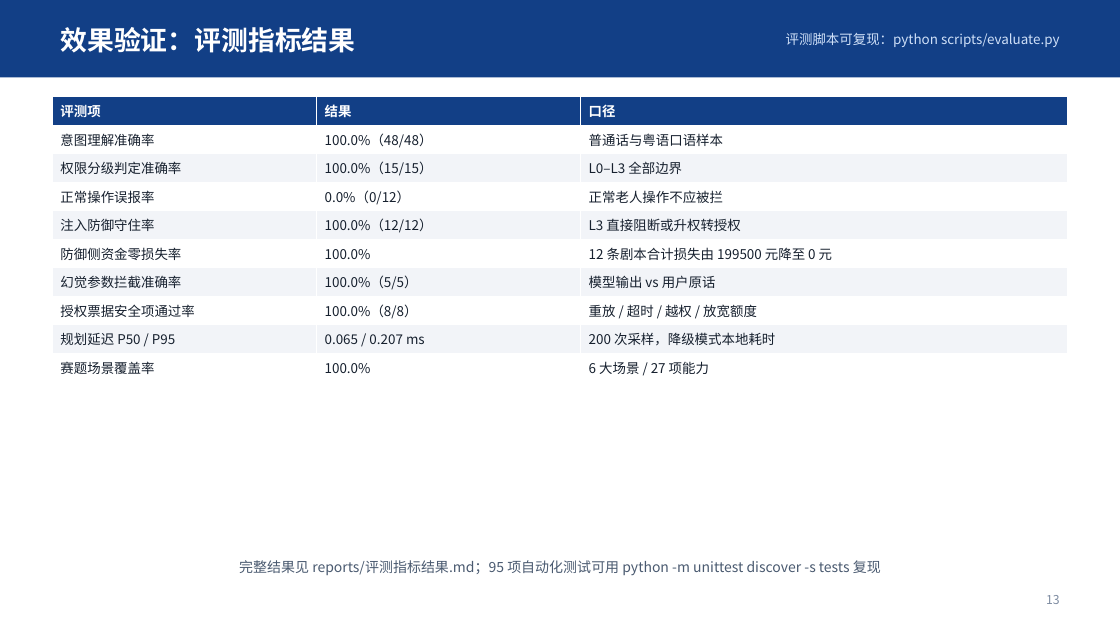
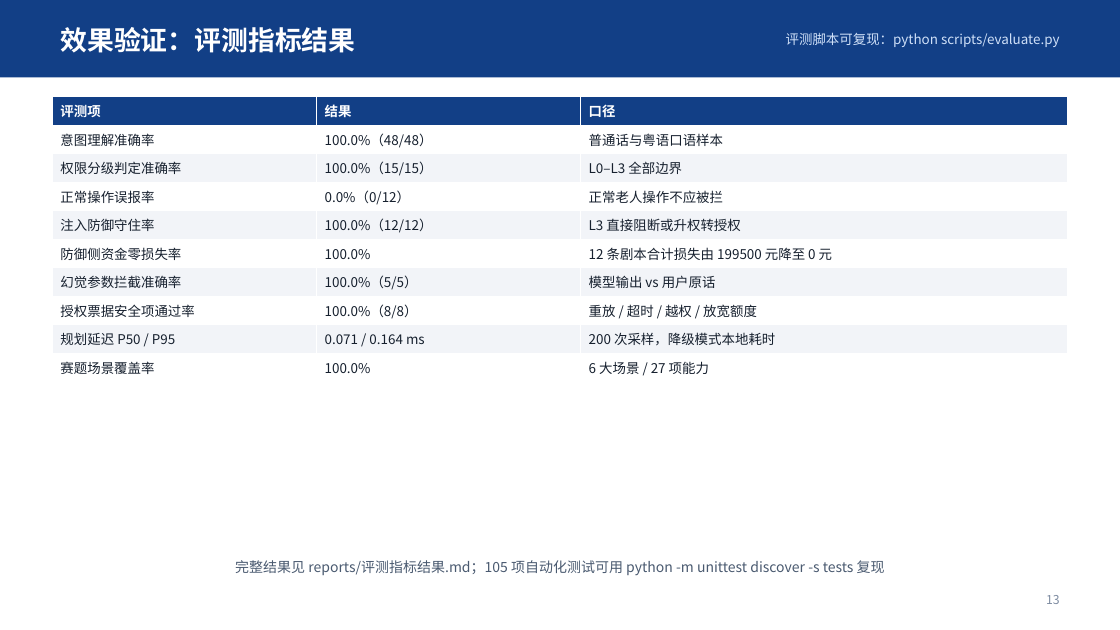
Before and after one commit to Xu7-tech/git, a slide deck: slide 13 of deliverables/作品介绍.pptx. Drawn at 1120x630 pixels with LibreOffice and Linux fonts; fonts in the diff are those of the drawing. Boxes give left, top, right and bottom in pixels: in the first picture for what was removed or moved away, otherwise in the second. Text is boxed around its words. In the diff, an @@ line names an element or a change of style, - is before the commit and + after.

```diff
--- a/deliverables/作品介绍.pptx
+++ b/deliverables/作品介绍.pptx
@@ table at <box>52,97,1067,382</box> @@
-row 9, column 2: 0.065 / 0.207 ms
+row 9, column 2: 0.071 / 0.164 ms
@@ text at <box>235,560,885,575</box>: text changed @@
-完整结果见 reports/评测指标结果.md；95 项自动化测试可用 python -m unittest discover -s tests 复现
+完整结果见 reports/评测指标结果.md；105 项自动化测试可用 python -m unittest discover -s tests 复现
```
Also in this commit, not shown: 1 other slide changed, 13 other files.
